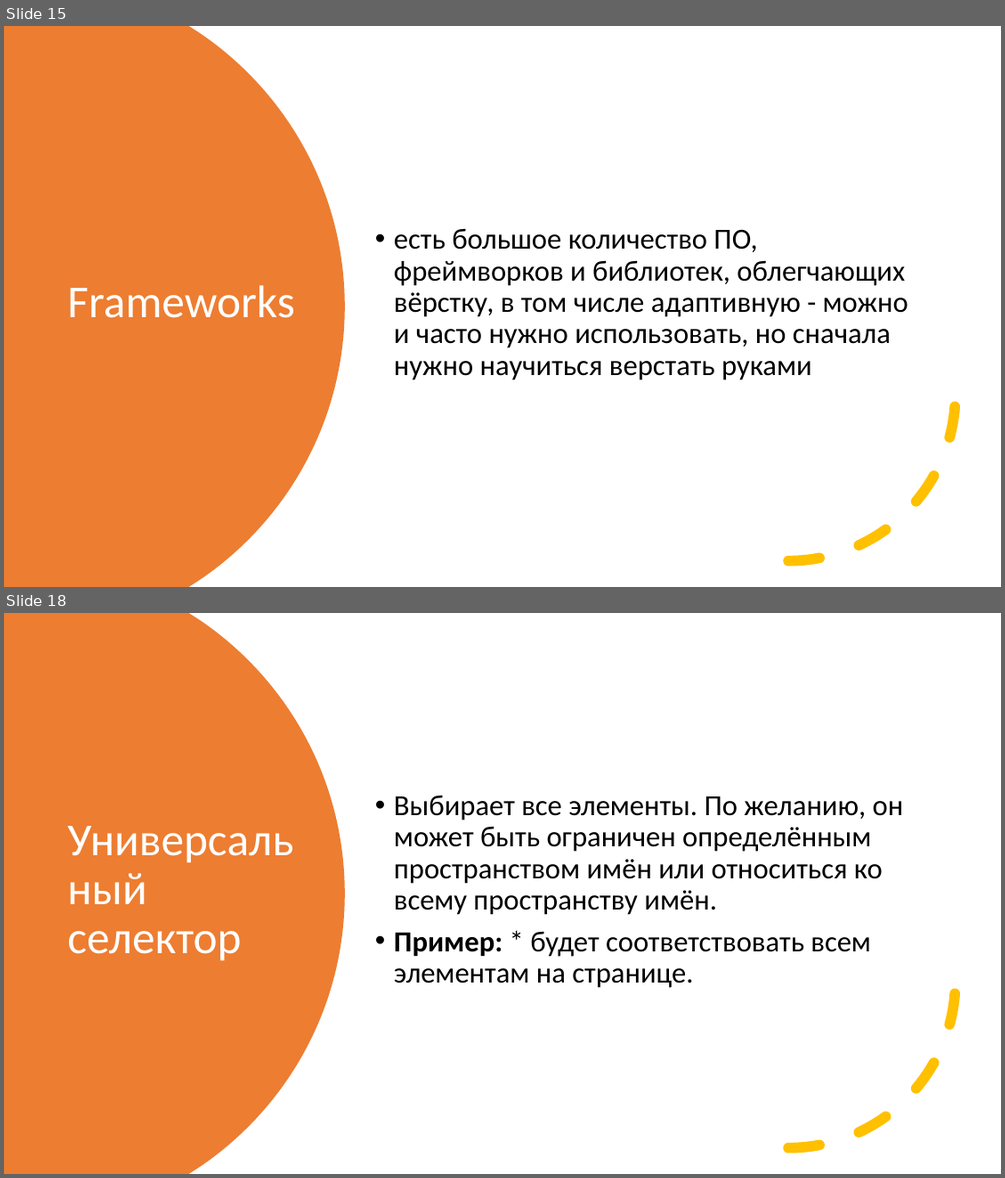
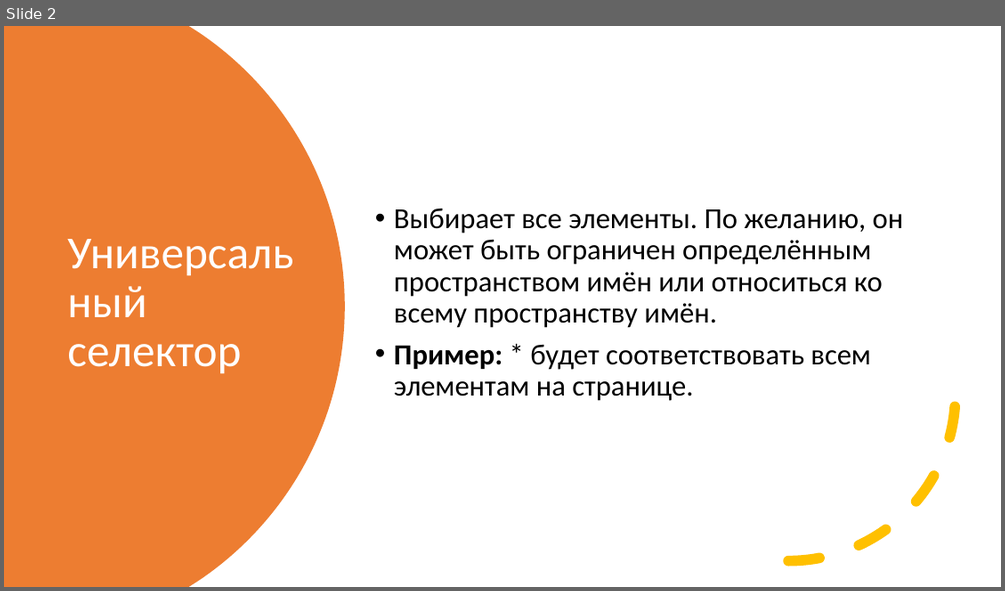
Before and after one commit to sashaklimenok/mentoring, a slide deck: Lesson-6/Presentation2.pptx. Shown one above the other, each under a label of ours: slides 15 and 18 before the commit, slide 2 after it; the slides between them are not shown. The pictures are 1005x1178 and 1005x591 pixels, drawn with LibreOffice and Linux fonts; fonts in the diff are those of the drawing. Boxes give left, top, right and bottom in pixels: in the first picture for what was removed or moved away, otherwise in the second. Text is boxed around its words. In the diff, an @@ line names an element or a change of style, - is before the commit and + after.

```diff
--- a/Lesson-6/Presentation2.pptx
+++ b/Lesson-6/Presentation2.pptx
@@ slide 15 removed at (x1=4, y1=26, x2=1001, y2=587), background #FFFFFF @@
@@ freeform shape removed at (x1=4, y1=26, x2=345, y2=587) @@
@@ text removed at (x1=394, y1=228, x2=908, y2=380) @@
-• есть большое количество ПО, фреймворков и библиотек, облегчающих вёрстку, в том числе адаптивную - можно и часто нужно использовать, но сначала нужно научиться верстать руками
@@ arc (boxed as its full ellipse) removed at (x1=622, y1=227, x2=956, y2=562) @@
@@ title removed at (x1=67, y1=285, x2=294, y2=318) @@
-Frameworks
@@ what was slide 18 is now slide 2 @@
```
Also in this commit, not shown: 3 slides changed, 8 slides added, 14 other slides removed, 1 other file.
